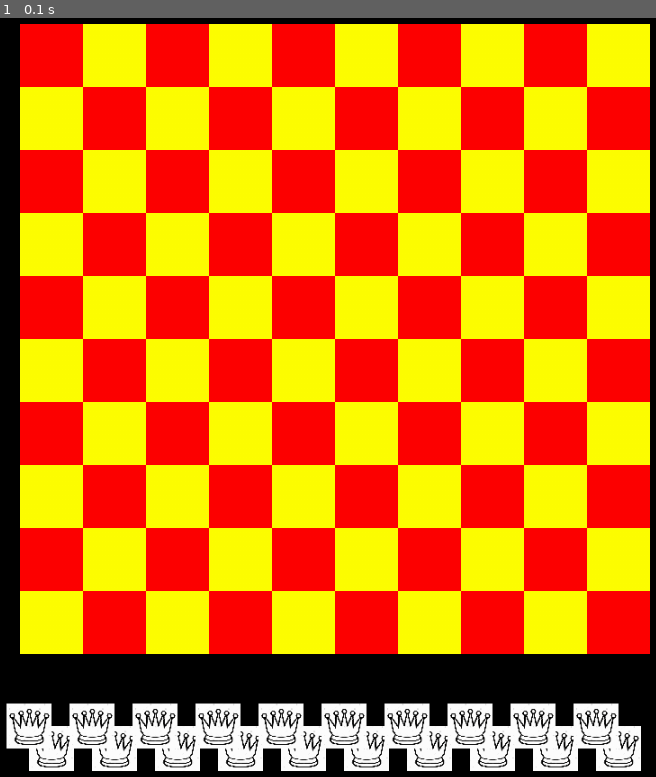
Above: before the commit, frame 1.
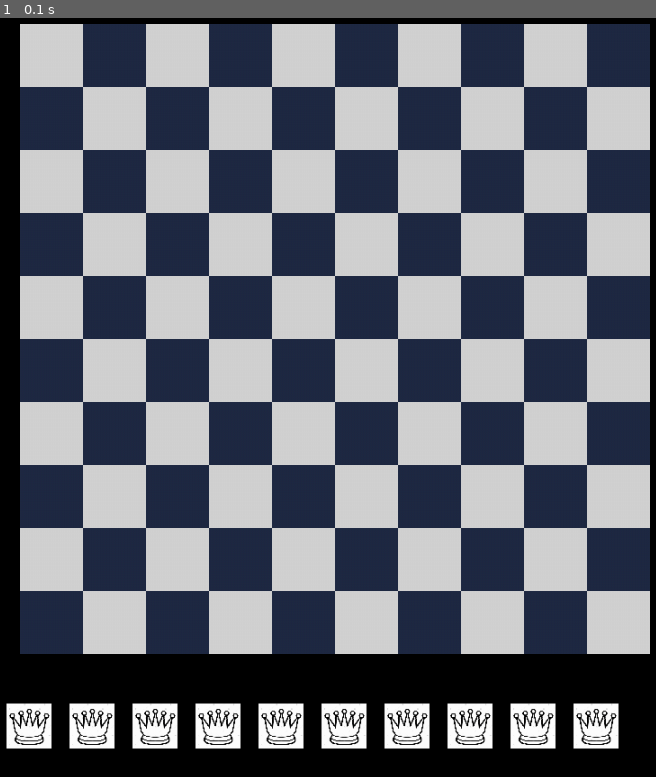
Above: after the commit, the same moment.

Repository: jkungfupanda/ChessBacktracking
Game: pygame game, started from main.py
Same seed, same stepped clock (60 frames per second), same inputs: the game is played once before the commit and once after it.
Inputs:
- Up to frame 1 (0.1 s): type "10 (at the terminal prompt)" at 0 s

The runs differ from the first frame. In frame 1, 83% of the frame differs, in the area x 3-100%, y 0-100%.

Commit message:
finally can move the pieces

Diff:
--- a/chessBoard.py
+++ b/chessBoard.py
@@ -11,74 +11,80 @@
         self.listOfQueens = []
 
 
-    def draw_squares(self, win, size, clicked):
+    def draw_squares(self, win, size, firstBoard):
         """
         Draw squares of size 'size' on the window.
         :param win: the given window of size height x width.
         :param size: size of each square.
         """
-        # if not clicked:
-        listOfRedSquares = []
-        listOfYellowSquares = []
+        if firstBoard:
+            listOfGraySquares = []
+            listOfBlueSquares = []
 
-        rows = size
-        cols = size
-        num_queens = size
-        queenId = 0
+            rows = size
+            cols = size
+            num_queens = size
+            queenId = 0
 
-        board_size = size * SQUARE_SIZE
-        remaining_space = HEIGHT - board_size
-        space_on_sides = remaining_space / 2
-        border = int(space_on_sides / SQUARE_SIZE)
+            board_size = size * SQUARE_SIZE
+            remaining_space = HEIGHT - board_size
+            space_on_sides = remaining_space / 2
+            border = int(space_on_sides / SQUARE_SIZE)
 
-        win.fill(BLACK)
-        for row in range(border, rows + border):
-            for col in range(row % 2 + border - 1, cols + border - 1, 2):
-                pygame.draw.rect(win, RED, (row * SQUARE_SIZE, col * SQUARE_SIZE, SQUARE_SIZE, SQUARE_SIZE))
-                listOfRedSquares.append((row * SQUARE_SIZE, col * SQUARE_SIZE))
+            win.fill(BLACK)
+            for row in range(border, rows + border):
+                for col in range(row % 2 + border - 1, cols + border - 1, 2):
+                    pygame.draw.rect(win, GRAY, (row * SQUARE_SIZE, col * SQUARE_SIZE, SQUARE_SIZE, SQUARE_SIZE))
+                    listOfGraySquares.append((row * SQUARE_SIZE, col * SQUARE_SIZE))
 
-            for col in range((row + 1) % 2 + border - 1, cols + border - 1, 2):
-                pygame.draw.rect(win, YELLOW, (row * SQUARE_SIZE, col * SQUARE_SIZE, SQUARE_SIZE, SQUARE_SIZE))
-                listOfYellowSquares.append((row * SQUARE_SIZE, col * SQUARE_SIZE))
+                for col in range((row + 1) % 2 + border - 1, cols + border - 1, 2):
+                    pygame.draw.rect(win, BLUE, (row * SQUARE_SIZE, col * SQUARE_SIZE, SQUARE_SIZE, SQUARE_SIZE))
+                    listOfBlueSquares.append((row * SQUARE_SIZE, col * SQUARE_SIZE))
 
 
 
-        queens_padding = 0
-        for i in range(num_queens):
-            x = space_on_sides + queens_padding
-            y = space_on_sides + (HEIGHT - remaining_space)
-            queen = Queen(x,y,win)
-            self.listOfQueens.append(queen)
-            # win.blit(queen.image, (queen.rect.x, queen.rect.y))
-            self.draw_queen(win, queen)
-            queens_padding += board_size / size
-            queenId +=1
+            queens_padding = 0
+            for i in range(num_queens):
+                x = space_on_sides + queens_padding
+                y = space_on_sides + (HEIGHT - remaining_space)
+                queen = Queen(x,y,win)
+                self.listOfQueens.append(queen)
+                # win.blit(queen.image, (queen.rect.x, queen.rect.y))
+                self.draw_queen(win, queen)
+                queens_padding += board_size / size
+                queenId +=1
+
+
+
+
+
+
             # if (queenId < size):
             #     print(queen.id,queen.rect.x, queen.rect.y)
 
-        # else:
-        #     listOfRedSquares = []
-        #     listOfYellowSquares = []
+        else:
+            listOfGraySquares = []
+            listOfBlueSquares = []
 
-        #     rows = size
-        #     cols = size
-        #     num_queens = size
-        #     queenId = 0
+            rows = size
+            cols = size
+            num_queens = size
+            queenId = 0
 
-        #     board_size = size * SQUARE_SIZE
-        #     remaining_space = HEIGHT - board_size
-        #     space_on_sides = remaining_space / 2
-        #     border = int(space_on_sides / SQUARE_SIZE)
+            board_size = size * SQUARE_SIZE
+            remaining_space = HEIGHT - board_size
+            space_on_sides = remaining_space / 2
+            border = int(space_on_sides / SQUARE_SIZE)
 
-        #     win.fill(BLACK)
-        #     for row in range(border, rows + border):
-        #         for col in range(row % 2 + border - 1, cols + border - 1, 2):
-        #             pygame.draw.rect(win, RED, (row * SQUARE_SIZE, col * SQUARE_SIZE, SQUARE_SIZE, SQUARE_SIZE))
-        #             listOfRedSquares.append((row * SQUARE_SIZE, col * SQUARE_SIZE))
+            win.fill(BLACK)
+            for row in range(border, rows + border):
+                for col in range(row % 2 + border - 1, cols + border - 1, 2):
+                    pygame.draw.rect(win, GRAY, (row * SQUARE_SIZE, col * SQUARE_SIZE, SQUARE_SIZE, SQUARE_SIZE))
+                    listOfGraySquares.append((row * SQUARE_SIZE, col * SQUARE_SIZE))
 
-        #         for col in range((row + 1) % 2 + border - 1, cols + border - 1, 2):
-        #             pygame.draw.rect(win, YELLOW, (row * SQUARE_SIZE, col * SQUARE_SIZE, SQUARE_SIZE, SQUARE_SIZE))
-        #             listOfYellowSquares.append((row * SQUARE_SIZE, col * SQUARE_SIZE))
+                for col in range((row + 1) % 2 + border - 1, cols + border - 1, 2):
+                    pygame.draw.rect(win, BLUE, (row * SQUARE_SIZE, col * SQUARE_SIZE, SQUARE_SIZE, SQUARE_SIZE))
+                    listOfBlueSquares.append((row * SQUARE_SIZE, col * SQUARE_SIZE))
 
 
 
--- a/constants.py
+++ b/constants.py
@@ -5,6 +5,8 @@
 BLACK = (0, 0, 0)
 RED = (255, 0, 0)
 YELLOW = (255, 255, 0)
+BLUE = (32,42,68)
+GRAY = (211,211,211)
 FPS = 60
 WIDTH, HEIGHT = 1000, 1000
 SQUARE_SIZE = 70
--- a/main.py
+++ b/main.py
@@ -24,43 +24,110 @@
 
         clock = pygame.time.Clock()
         chess_board = ChessBoard()
-        chess_board.draw_squares(window, size, False)
+        chess_board.draw_squares(window, size, True)
         listOfQueens = chess_board.listOfQueens
+        # smallQueen = Queen(100,100,window)
+
+        group = pygame.sprite.Group([
+            # Queen(window.get_width() // 3, window.get_height() // 3, window),
+            # Queen(window.get_width() * 2 // 3, window.get_height() // 3, window),
+            # Queen(window.get_width() // 3, window.get_height() * 2 // 3, window),
+            # Queen(window.get_width() * 2// 3, window.get_height() * 2 // 3, window),
+
+
+
+        ])
+
+        for queen in listOfQueens:
+            group.add(queen)
+
+
+
+
+
 
 
 
         run = True
         while run:
             clock.tick(FPS)
-            for event in pygame.event.get():
+            event_list = pygame.event.get()
+
+            for event in event_list:
                 if event.type == pygame.QUIT:
                     run = False
 
-
-
-                if event.type == pygame.MOUSEBUTTONDOWN:
-                    if event.button == 1:
-                        pos = pygame.mouse.get_pos()
-                        x = pos[0]
-                        y = pos[1]
-                        print(x,y)
-                        for queen in listOfQueens:
-                            queenx = queen.rect.x + QUEEN_SIZE/2
-                            queeny = queen.rect.y + QUEEN_SIZE/2
-                            dis=math.sqrt((x- queenx)**2+(y-queeny)**2)
-                            if (dis < QUEEN_SIZE/1.8):
-                                queen.clicked = True
-                                print("you clicked Queen " + str(queen.id))
-                                queen.updatePosition(x,y,window)
-                                # queen.rect.x = x -(queen.rect.width/2)
-                                # queen.rect.y = y -(queen.rect.height/2)
-                                pygame.display.update()
-
-
-
-                if event.type == pygame.MOUSEBUTTONUP:
-                    for queen in listOfQueens:
-                        queen.clicked=False
+                group.update(event_list)
+                chess_board.draw_squares(window, size, False)
+                # window.fill(0)
+                group.draw(window)
+
+                # if event.type == pygame.MOUSEBUTTONDOWN:
+                #     if event.button == 1:
+                #         pos = pygame.mouse.get_pos()
+                #         x = pos[0]
+                #         y = pos[1]
+                #         print(x,y)
+                #         for queen in listOfQueens:
+                #             queenx = queen.rect.x + QUEEN_SIZE/2
+                #             queeny = queen.rect.y + QUEEN_SIZE/2
+                #             dis=math.sqrt((x- queenx)**2+(y-queeny)**2)
+                #             if (dis < QUEEN_SIZE/1.8):
+                #                 queen.update(event_list)
+                #                 print("you clicked a Queen ")
+
+
+
+
+
+
+
+
+
+
+
+
+
+
+
+
+
+
+
+
+
+
+
+
+
+
+
+
+
+
+                # if event.type == pygame.MOUSEBUTTONDOWN:
+                #     if event.button == 1:
+                #         pos = pygame.mouse.get_pos()
+                #         x = pos[0]
+                #         y = pos[1]
+                #         print(x,y)
+                #         for queen in listOfQueens:
+                #             queenx = queen.rect.x + QUEEN_SIZE/2
+                #             queeny = queen.rect.y + QUEEN_SIZE/2
+                #             dis=math.sqrt((x- queenx)**2+(y-queeny)**2)
+                #             if (dis < QUEEN_SIZE/1.8):
+                #                 queen.clicked = True
+                #                 print("you clicked Queen " + str(queen.id))
+                #                 queen.updatePosition(x,y,window)
+                #                 # queen.rect.x = x -(queen.rect.width/2)
+                #                 # queen.rect.y = y -(queen.rect.height/2)
+                #                 pygame.display.update()
+
+
+
+                # if event.type == pygame.MOUSEBUTTONUP:
+                #     for queen in listOfQueens:
+                #         queen.clicked=False
 
 
                 # for queen in listOfQueens:
@@ -94,10 +161,8 @@
 
 
 
-
-
             pygame.display.update()
-            # draw_window()
+
 
         pygame.quit()
 
--- a/practice.py
+++ b/practice.py
@@ -74,6 +74,12 @@
     SpriteObject(window.get_width() * 2 // 3, window.get_height() // 3, (0, 255, 0)),
     SpriteObject(window.get_width() // 3, window.get_height() * 2 // 3, (0, 0, 255)),
     SpriteObject(window.get_width() * 2// 3, window.get_height() * 2 // 3, (255, 255, 0)),
+
+
+
+
+
+
 ])
 
 
